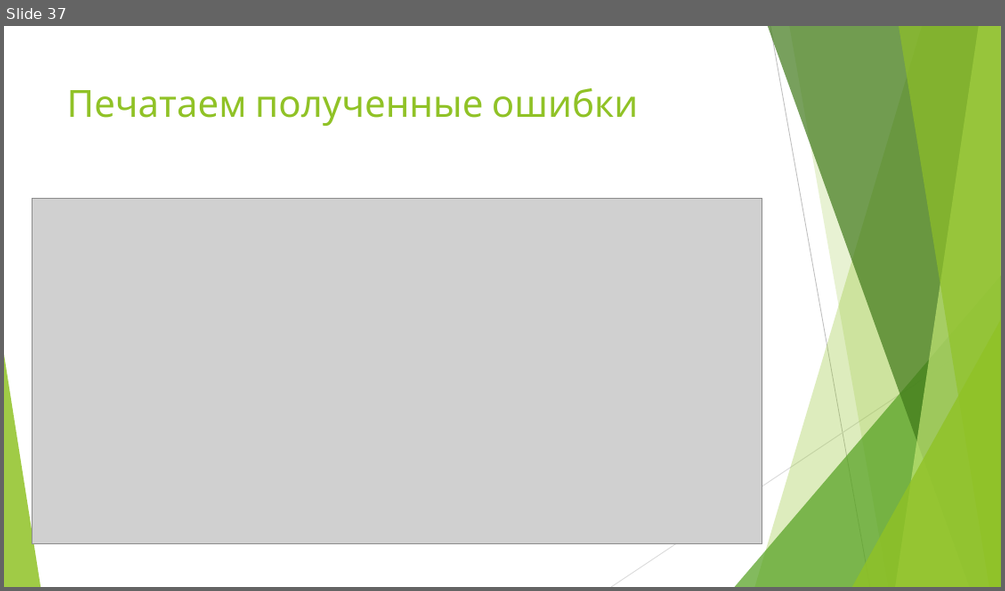
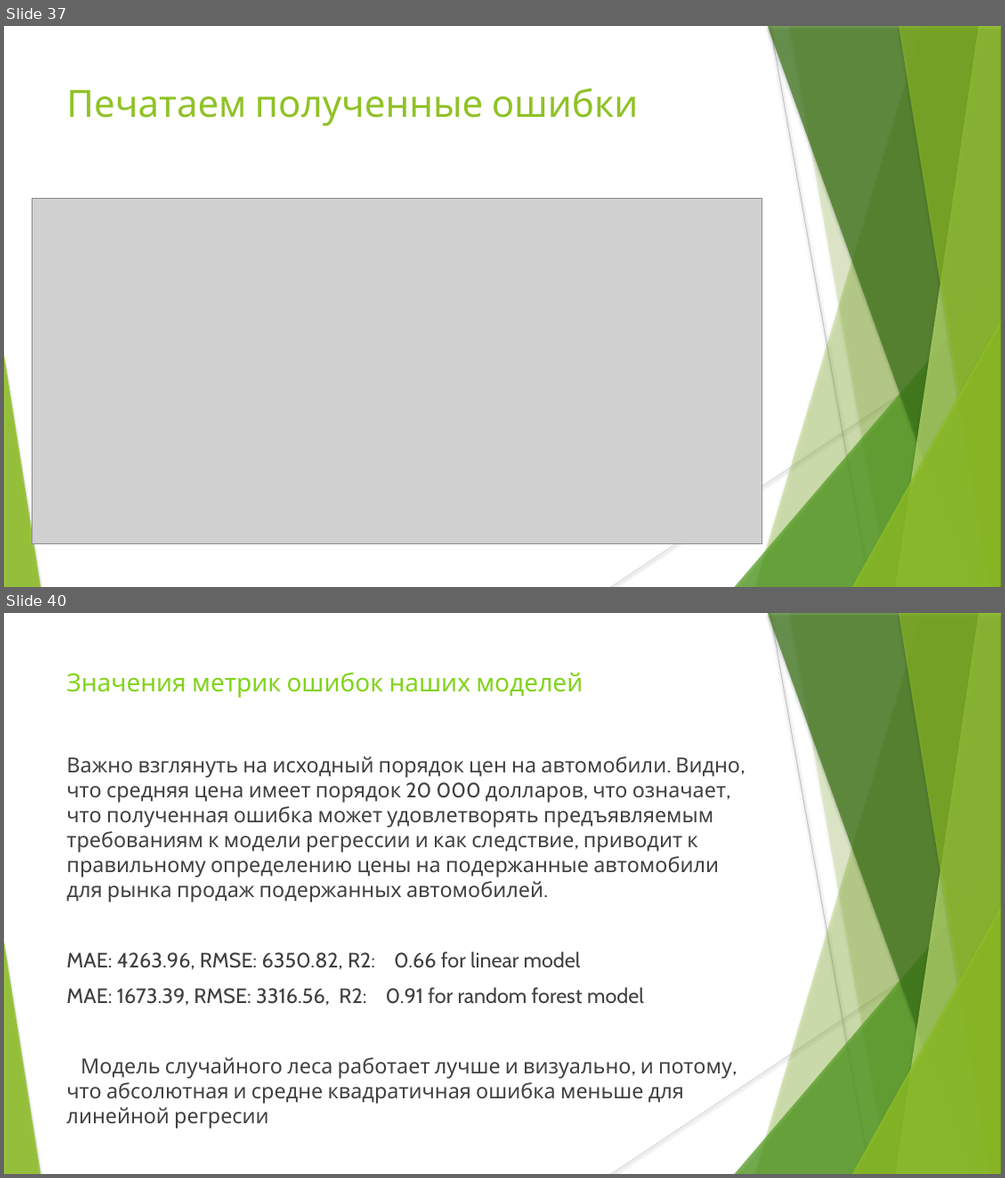
Before and after one commit to MazurovaNN/DIPLOM_2024, a slide deck: Презентация_Диплом_Мазурова_Н_Н.pptx. Shown one above the other, each under a label of ours: slide 37 before the commit, slides 37 and 40 after it; the slides between them are not shown. The pictures are 1005x591 and 1005x1178 pixels, drawn with LibreOffice and Linux fonts; fonts in the diff are those of the drawing; grey boxes stand for pictures. Boxes give left, top, right and bottom in pixels: in the first picture for what was removed or moved away, otherwise in the second. Text is boxed around its words. In the diff, an @@ line names an element or a change of style, - is before the commit and + after.

```diff
--- a/Презентация_Диплом_Мазурова_Н_Н.pptx
+++ b/Презентация_Диплом_Мазурова_Н_Н.pptx
@@ slide 40 added at box(4, 613, 1001, 1174), background #FFFFFF; not listed: 10 template elements that a slide beside it also shows @@
@@ text added at box(66, 672, 582, 698), 24 pt, text #81D41A @@
+Значения метрик ошибок наших моделей
@@ text added at box(66, 756, 740, 1128), 20 pt, text #404040 @@
+Важно взглянуть на исходный порядок цен на автомобили. Видно, что средняя цена имеет порядок 20 000 долларов, что означает, что полученная ошибка может удовлетворять предъявляемым требованиям к модели регрессии и как следствие, приводит к правильному определению цены на подержанные автомобили для рынка продаж подержанных автомобилей.
+MAE: 4263.96, RMSE: 6350.82, R2: 0.66 for linear model
+MAE: 1673.39, RMSE: 3316.56, R2: 0.91 for random forest model
+Модель случайного леса работает лучше и визуально, и потому, что абсолютная и средне квадратичная ошибка меньше для линейной регресии
@@ slide 37 changed as well @@
@@ line (770, 26) - (870, 587): stroke #BFBFBF 0.75 pt to #BFBFBF 0.74 pt @@
@@ freeform shape at box(789, 26, 1001, 587): shadow on; outline redrawn @@
@@ line (1001, 328) - (611, 587): stroke #D9D9D9 0.75 pt to #D9D9D9 0.74 pt @@
@@ shadow on in 7 elements at box(755, 26, 1001, 587), box(735, 275, 1001, 587), box(768, 26, 1001, 587), box(896, 26, 1001, 587), box(898, 26, 1001, 587), box(852, 320, 1001, 587), box(4, 354, 40, 587) @@
```
Also in this commit, not shown: 38 other slides changed, 2 other slides added.
